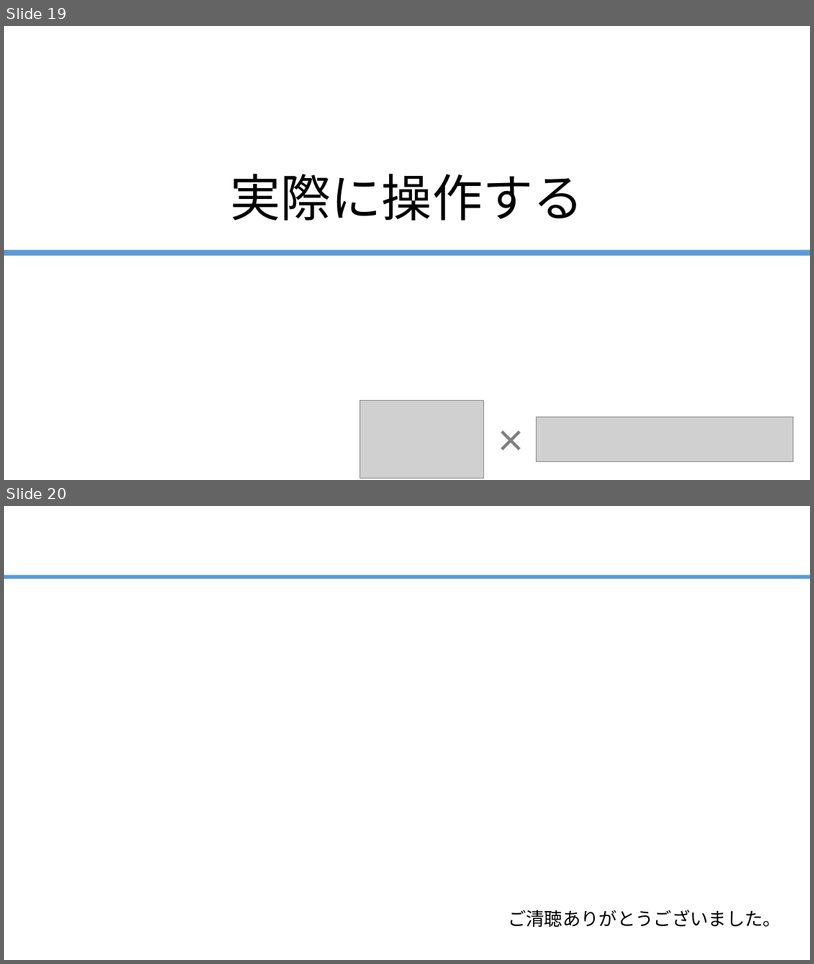
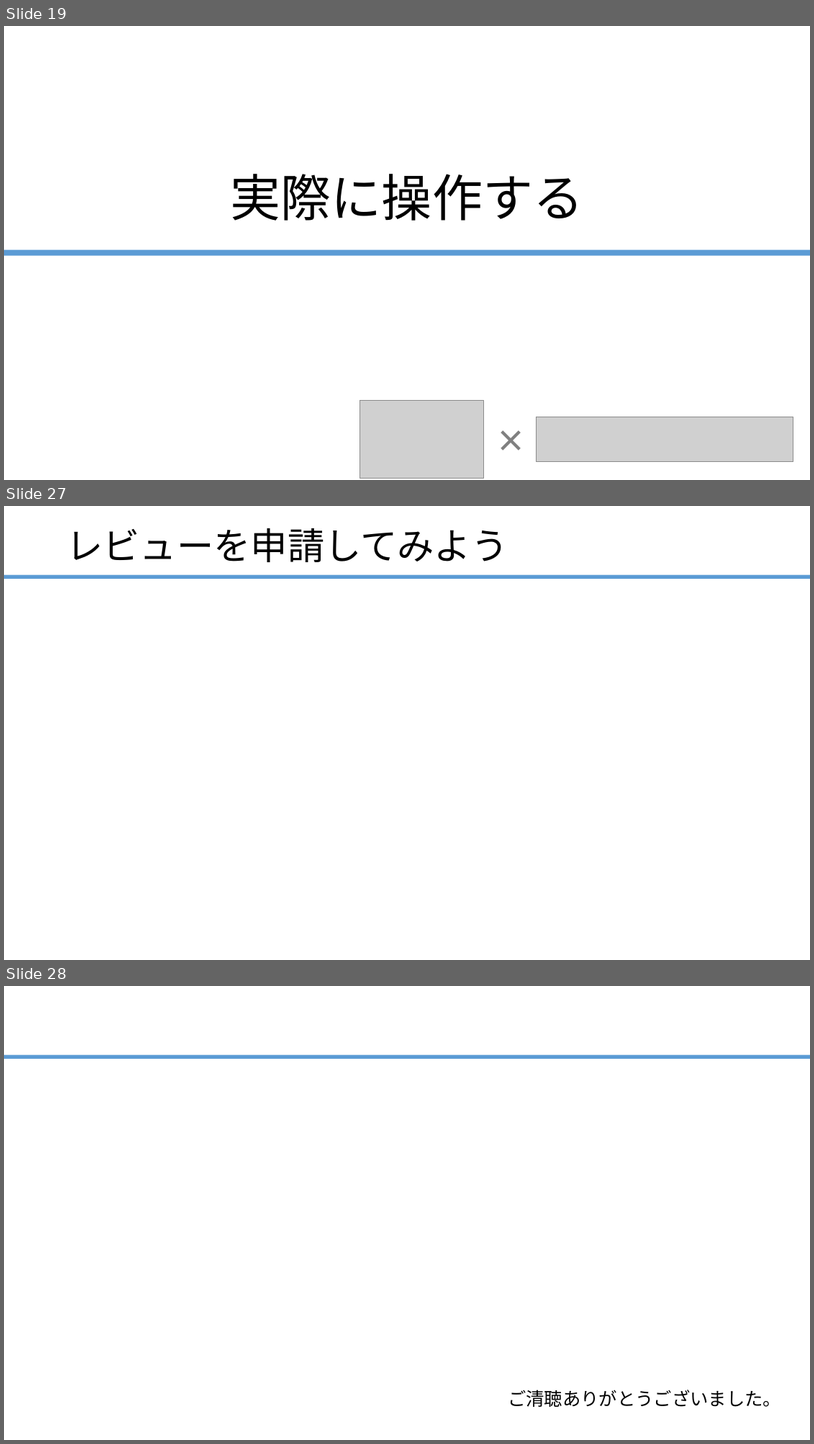
Before and after one commit to ainsAins/git4beginners, a slide deck: ハンズオン_Git入門.pptx. Shown one above the other, each under a label of ours: slides 19 and 20 before the commit, slides 19, 27 and 28 after it; the slides between them are not shown. The pictures are 814x964 and 814x1444 pixels, drawn with LibreOffice and Linux fonts; fonts in the diff are those of the drawing; grey boxes stand for pictures. Boxes give left, top, right and bottom in pixels: in the first picture for what was removed or moved away, otherwise in the second. Text is boxed around its words. In the diff, an @@ line names an element or a change of style, - is before the commit and + after.

```diff
--- a/ハンズオン_Git入門.pptx
+++ b/ハンズオン_Git入門.pptx
@@ slide 27 added at (4,506,810,960), background #FFFFFF; not listed: 1 template element that a slide beside it also shows @@
@@ title added at (66,528,508,562), 44 pt, text #000000 @@
+レビューを申請してみよう
@@ what was slide 20 is now slide 28 @@
```
Also in this commit, not shown: 7 other slides added.
